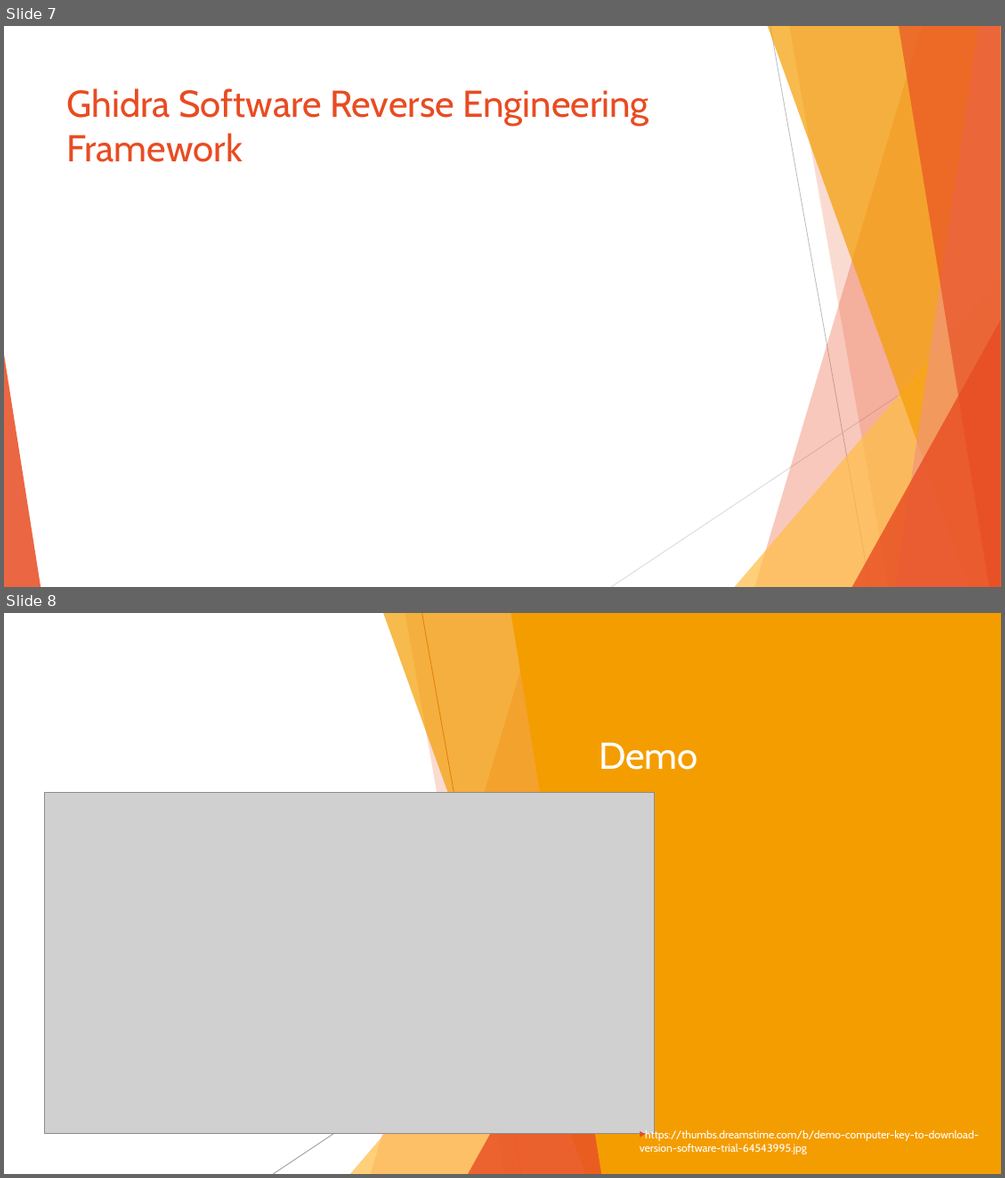
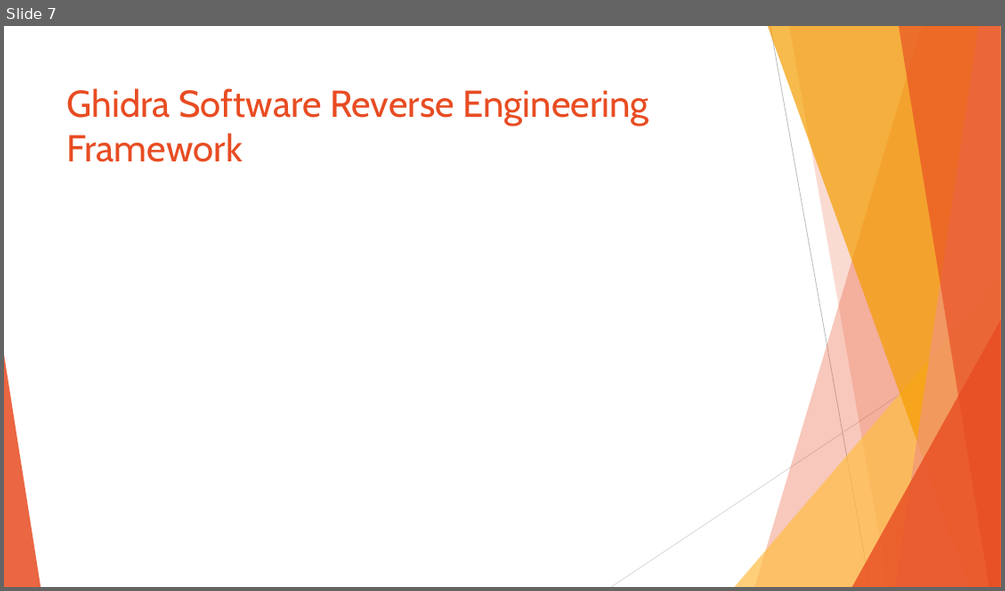
Before and after one commit to sebivenlo/ESDE-2022-Ghidra, a slide deck: Ghidra_Prep.pptx. Shown one above the other, each under a label of ours: slides 7 and 8 before the commit, slide 7 after it. The pictures are 1005x1178 and 1005x591 pixels, drawn with LibreOffice and Linux fonts; fonts in the diff are those of the drawing; grey boxes stand for pictures. Boxes give left, top, right and bottom in pixels: in the first picture for what was removed or moved away, otherwise in the second. Text is boxed around its words. In the diff, an @@ line names an element or a change of style, - is before the commit and + after.

```diff
--- a/Ghidra_Prep.pptx
+++ b/Ghidra_Prep.pptx
@@ slide 8 removed at (4,613,1001,1174), background #FFFFFF; not listed: 10 template elements that a slide beside it also shows @@
@@ rectangle removed at (4,613,1001,1174) @@
@@ freeform shape removed at (371,613,616,1174) @@
@@ freeform shape removed at (383,613,616,1174) @@
@@ freeform shape removed at (404,613,616,1174) @@
@@ line removed from (422, 613) to (521, 1174) @@
@@ freeform shape removed at (511,613,1001,1174) @@
@@ title removed at (599,742,698,770) @@
-Demo
@@ picture removed at (44,793,654,1134) @@
@@ triangle removed at (350,862,616,1174) @@
@@ line removed from (663, 915) to (273, 1174) @@
@@ triangle removed at (468,907,616,1174) @@
@@ text removed at (639,1129,979,1154) @@
-▶ https://thumbs.dreamstime.com/b/demo-computer-key-to-download-version-software-trial-64543995.jpg
```
Also in this commit, not shown: 2 slides changed.
